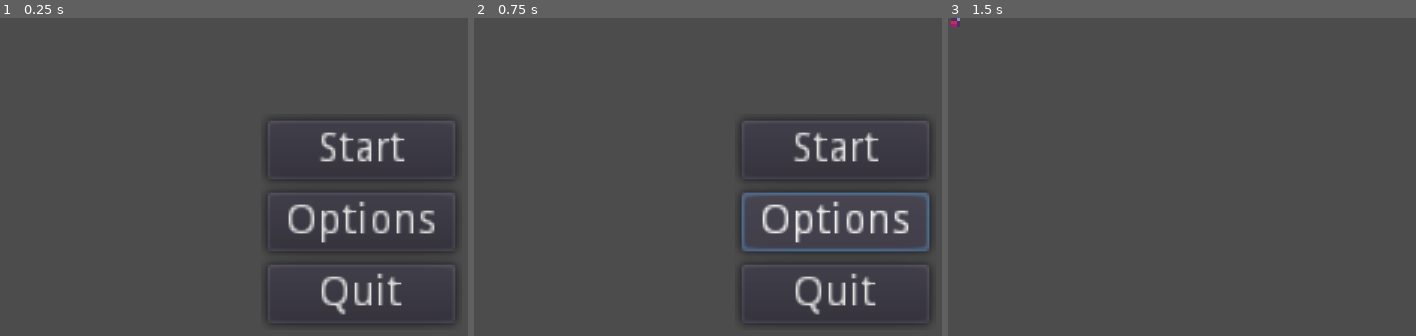
Above: before the commit, frames 1-3 (left to right).
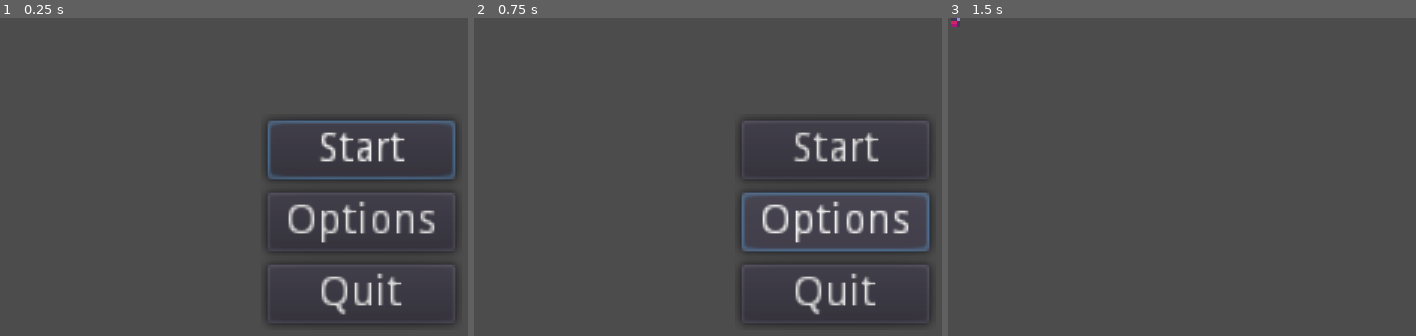
Above: after the commit, the same moments.

Repository: taraaliz/Sunset_Game
Game: Godot game, scene res://Menu.tscn
The game is run twice, just before and just after one commit, with the same random seed, the same clock (stepped at 60 frames per second) and the same inputs. This scene is started directly instead of the project's main scene.
Inputs:
- Up to frame 1 (0.25 s): no input
- Up to frame 2 (0.75 s): click "Options" at 0.5 s
- Up to frame 3 (1.5 s): click "Start" at 1.25 s

The runs differ from the first frame. In frame 1, 0.7% of the frame differs, in the area x 57-98%, y 32-51%; in frame 2, nothing differs; in frame 3, nothing differs.
Error after the commit: Attempt to call function 'instance' in base 'null instance' on a null instance. (res://Menu.gd:24)

Commit message:
adds basic menu
options not functional yet

Diff:
--- a/Menu.gd
+++ b/Menu.gd
@@ -8,7 +8,7 @@
 
 # Called when the node enters the scene tree for the first time.
 func _ready():
-	pass # Replace with function body.
+	$VBoxContainer/StartButton.grab_focus()
 
 
 # Called every frame. 'delta' is the elapsed time since the previous frame.
@@ -21,8 +21,9 @@
 
 
 func _on_OptionsButton_pressed():
-	pass # Replace with function body.
+	var options = load("").instance()
+	get_tree().curent_scene.add_child(options)
 
 
 func _on_QuitButton_pressed():
-	pass # Replace with function body.
+	get_tree().quit()
--- a/Menu.tscn
+++ b/Menu.tscn
@@ -36,3 +36,5 @@
 text = "Quit"
 
 [connection signal="pressed" from="VBoxContainer/StartButton" to="." method="_on_StartButton_pressed"]
+[connection signal="pressed" from="VBoxContainer/OptionsButton" to="." method="_on_OptionsButton_pressed"]
+[connection signal="pressed" from="VBoxContainer/QuitButton" to="." method="_on_QuitButton_pressed"]
Not shown, added: resources/sprites/buttons/whitebutton.png.import
Not shown, added: resources/sprites/dialogue/dialogueboxday.png.import
Not shown, added: resources/sprites/dialogue/dialogueboxnight.png.import
Not shown, added: resources/sprites/dialogue/portraitplaceholderday.png.import
Not shown, added: resources/sprites/dialogue/portraitplaceholdernight.png.import
